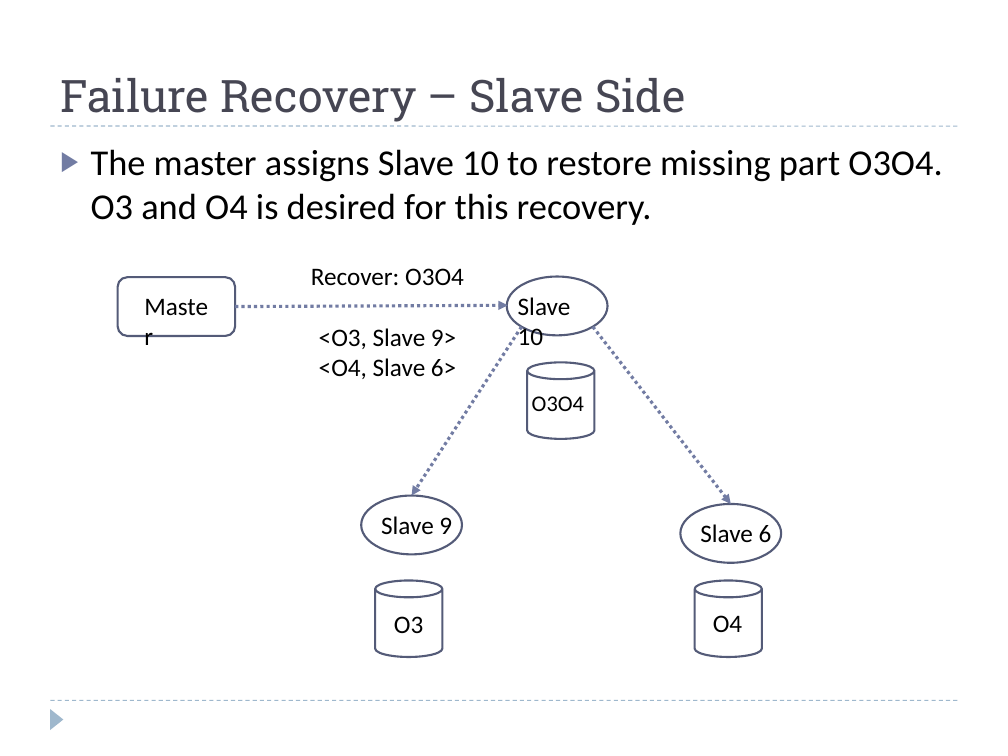
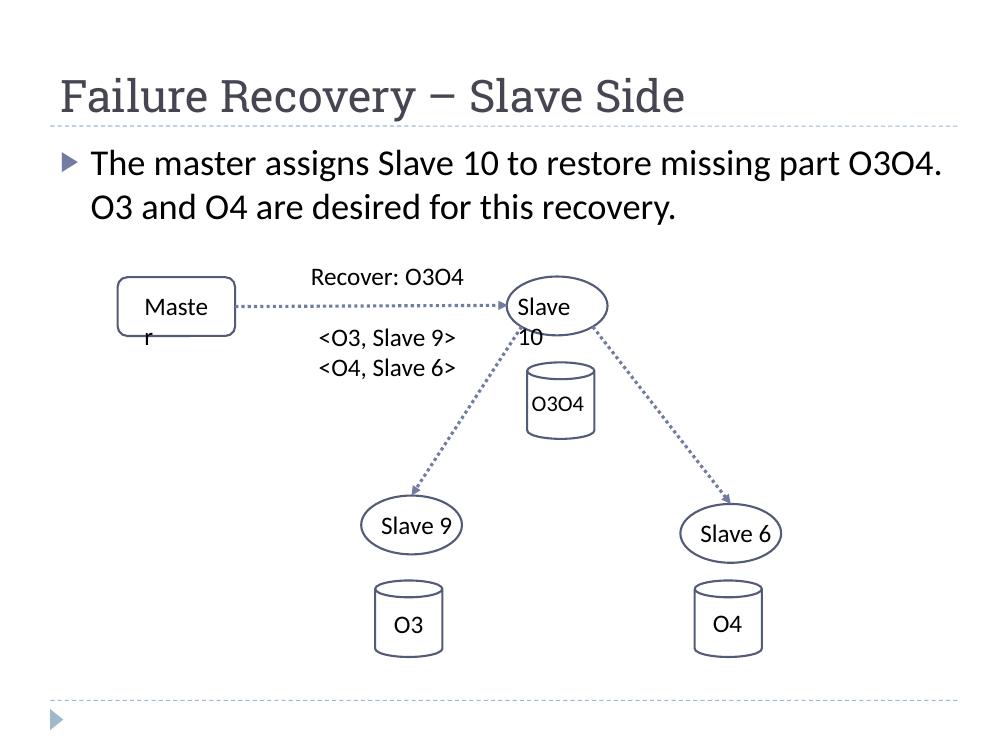
Before and after one commit to pnquanganh/distributed-storage-system, a slide deck: slide 21 of Document/Distributed File System.pptx (slide 20 before the commit). Drawn at 1008x756 pixels with LibreOffice and Linux fonts; fonts in the diff are those of the drawing. Boxes give left, top, right and bottom in pixels: in the first picture for what was removed or moved away, otherwise in the second. Text is boxed around its words. In the diff, an @@ line names an element or a change of style, - is before the commit and + after.

```diff
--- a/Document/Distributed File System.pptx
+++ b/Document/Distributed File System.pptx
@@ text at box(91, 149, 942, 225): text changed @@
-▶ The master assigns Slave 10 to restore missing part O3O4. O3 and O4 is desired for this recovery.
+▶ The master assigns Slave 10 to restore missing part O3O4. O3 and O4 are desired for this recovery.
```
Also in this commit, not shown: 1 other slide changed, 3 slides added.
